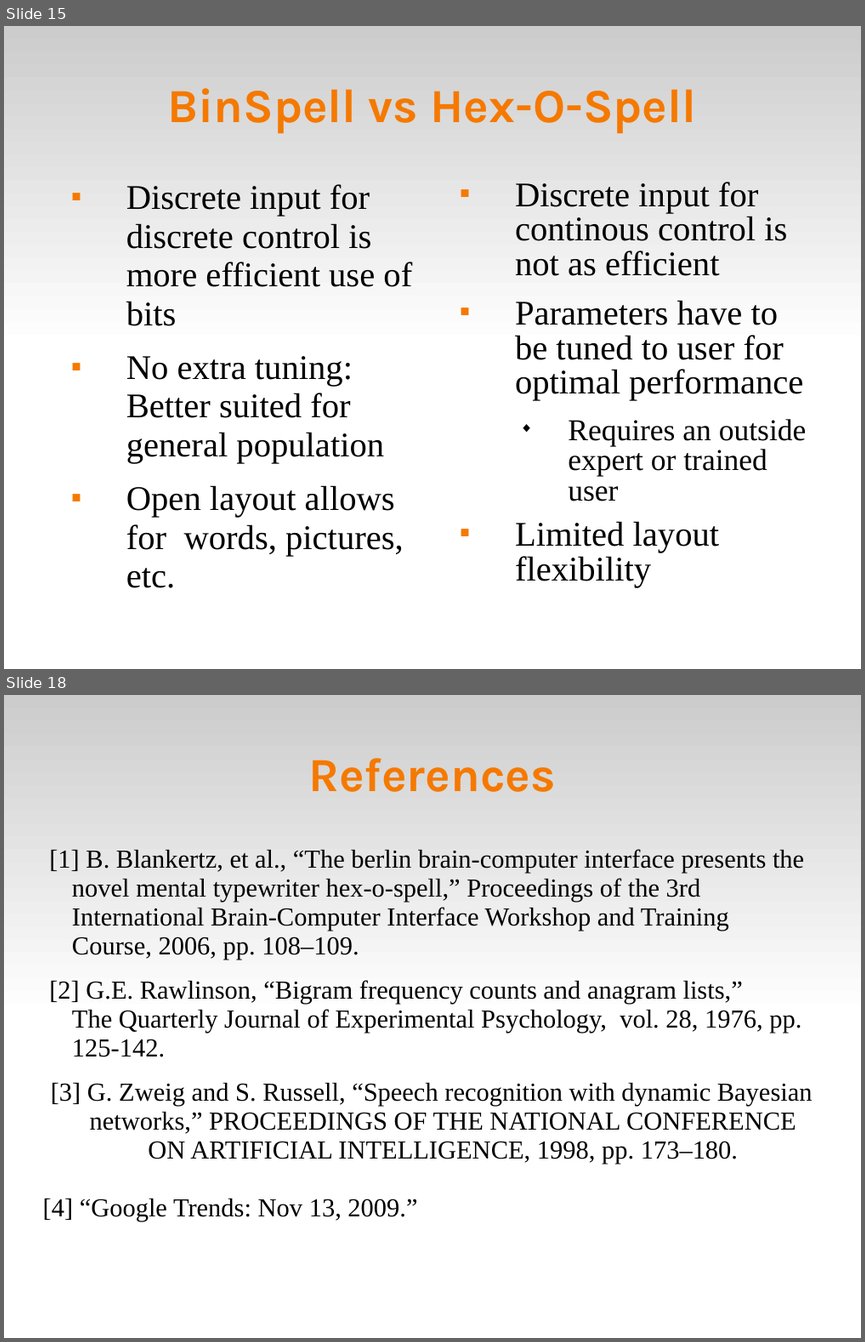
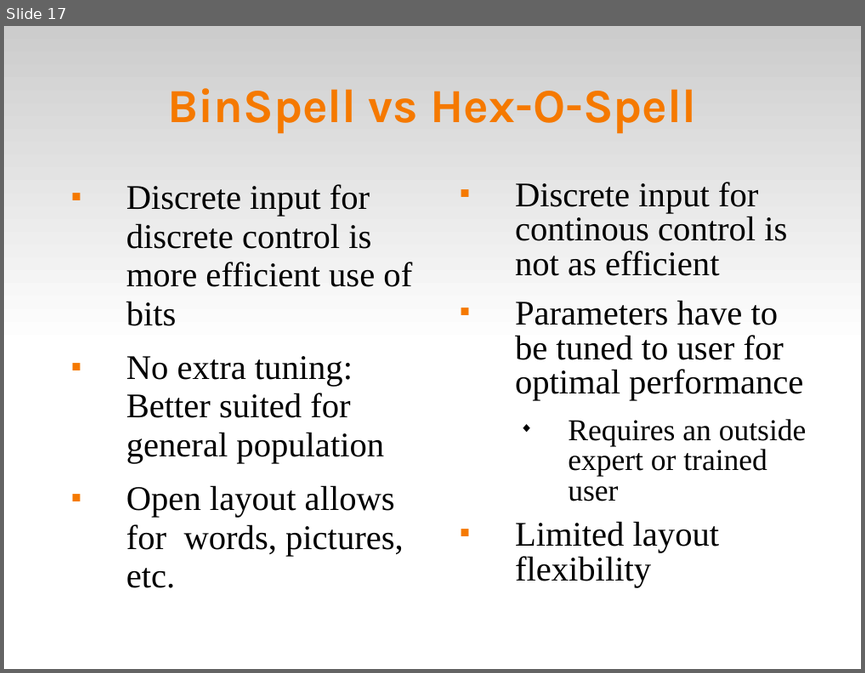
Before and after one commit to abdullah38rcc/BCI-Virtual-Keyboard, a slide deck: circlespell/docs/virtKey.ppt. Shown one above the other, each under a label of ours: slides 15 and 18 before the commit, slide 17 after it; the slides between them are not shown. The pictures are 865x1342 and 865x673 pixels, drawn with LibreOffice and Linux fonts; fonts in the diff are those of the drawing. Boxes give left, top, right and bottom in pixels: in the first picture for what was removed or moved away, otherwise in the second. Text is boxed around its words. In the diff, an @@ line names an element or a change of style, - is before the commit and + after.

```diff
--- a/circlespell/docs/virtKey.ppt
+++ b/circlespell/docs/virtKey.ppt
@@ slide 18 removed at (x1=4, y1=695, x2=861, y2=1338), background #FFFFFF; not listed: 1 template element that a slide beside it also shows @@
@@ title removed at (x1=308, y1=758, x2=556, y2=792) @@
-References
@@ subtitle removed at (x1=43, y1=849, x2=812, y2=1222) @@
-[1] B. Blankertz, et al., “The berlin brain-computer interface presents the novel mental typewriter hex-o-spell,” Proceedings of the 3rd International Brain-Computer Interface Workshop and Training Course, 2006, pp. 108–109.
-[2] G.E. Rawlinson, “Bigram frequency counts and anagram lists,” The Quarterly Journal of Experimental Psychology, vol. 28, 1976, pp. 125-142.
-[3] G. Zweig and S. Russell, “Speech recognition with dynamic Bayesian networks,” PROCEEDINGS OF THE NATIONAL CONFERENCE ON ARTIFICIAL INTELLIGENCE, 1998, pp. 173–180.
-[4] “Google Trends: Nov 13, 2009.”
@@ what was slide 15 is now slide 17 @@
```
Also in this commit, not shown: 9 slides changed, 4 slides added.
